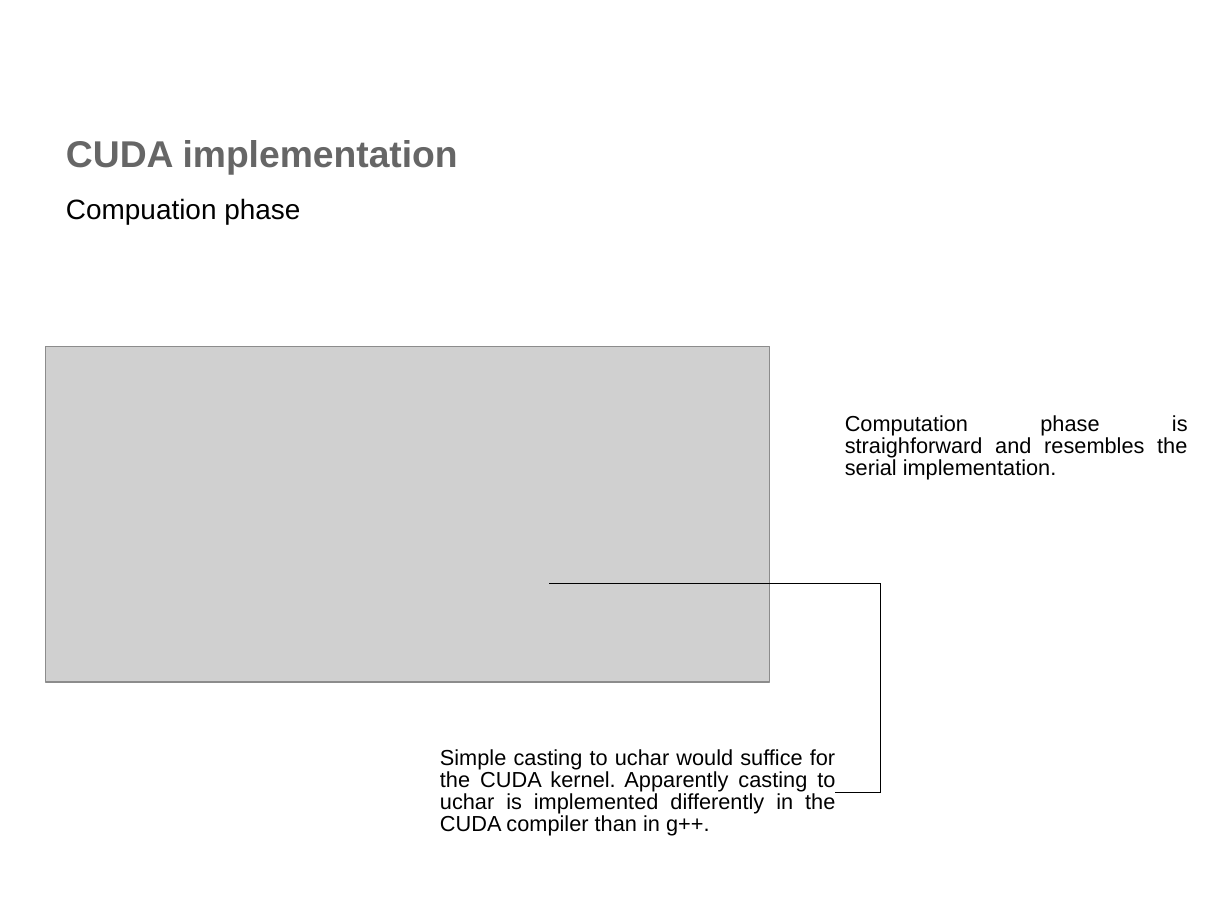
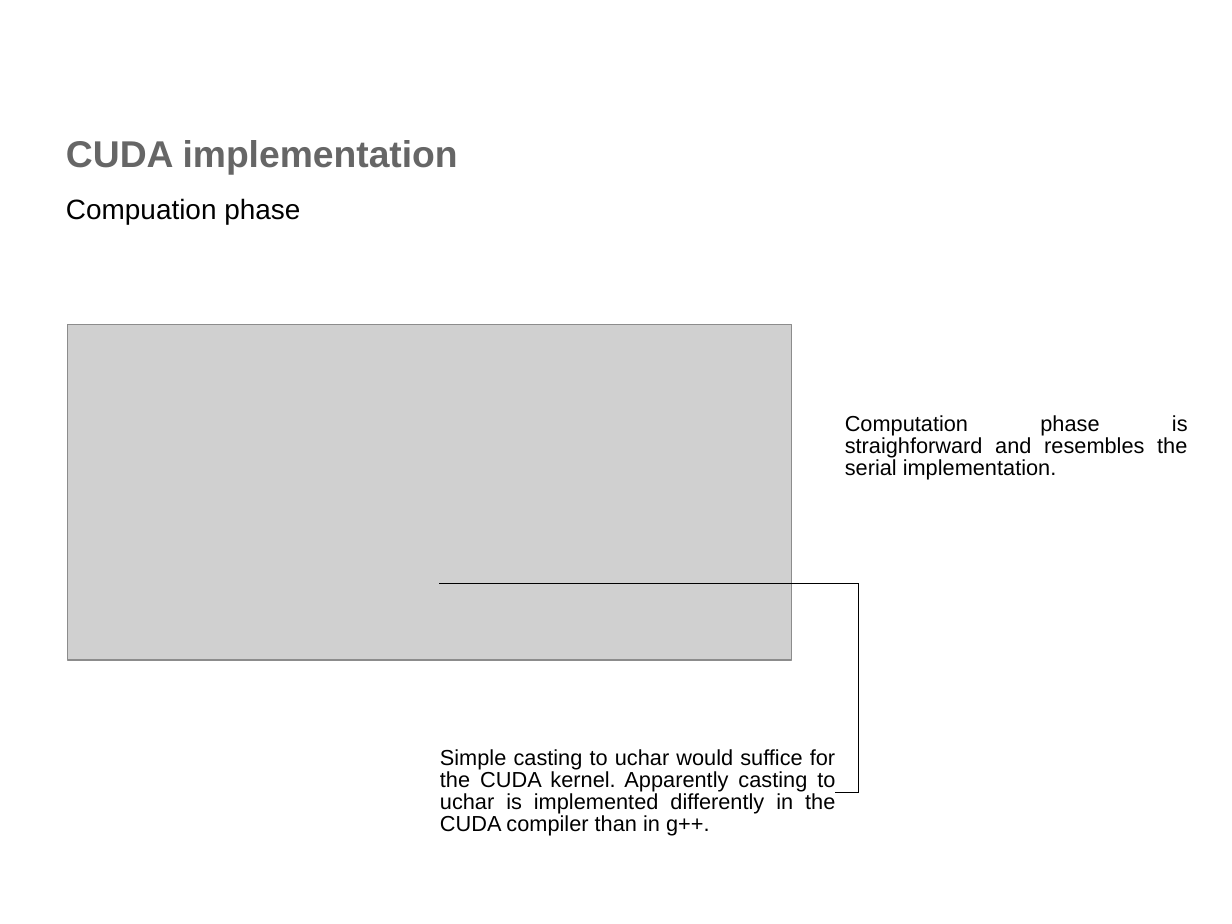
Before and after one commit to DragosTana/image_processing, a slide deck: slide 10 of Image_processing.odp. Drawn at 1232x924 pixels with LibreOffice and Linux fonts; fonts in the diff are those of the drawing; grey boxes stand for pictures; background and template pictures are left out. Boxes give left, top, right and bottom in pixels: in the first picture for what was removed or moved away, otherwise in the second. Text is boxed around its words. In the diff, an @@ line names an element or a change of style, - is before the commit and + after.

```diff
--- a/Image_processing.odp
+++ b/Image_processing.odp
@@ picture: place and size @@
-picture at <box>46,347,770,682</box>
+picture at <box>68,324,793,660</box>
@@ elbow line moved from (550, 584) - (836, 793) to (440, 584) - (836, 793) @@
```
Also in this commit, not shown: 3 other slides changed.
